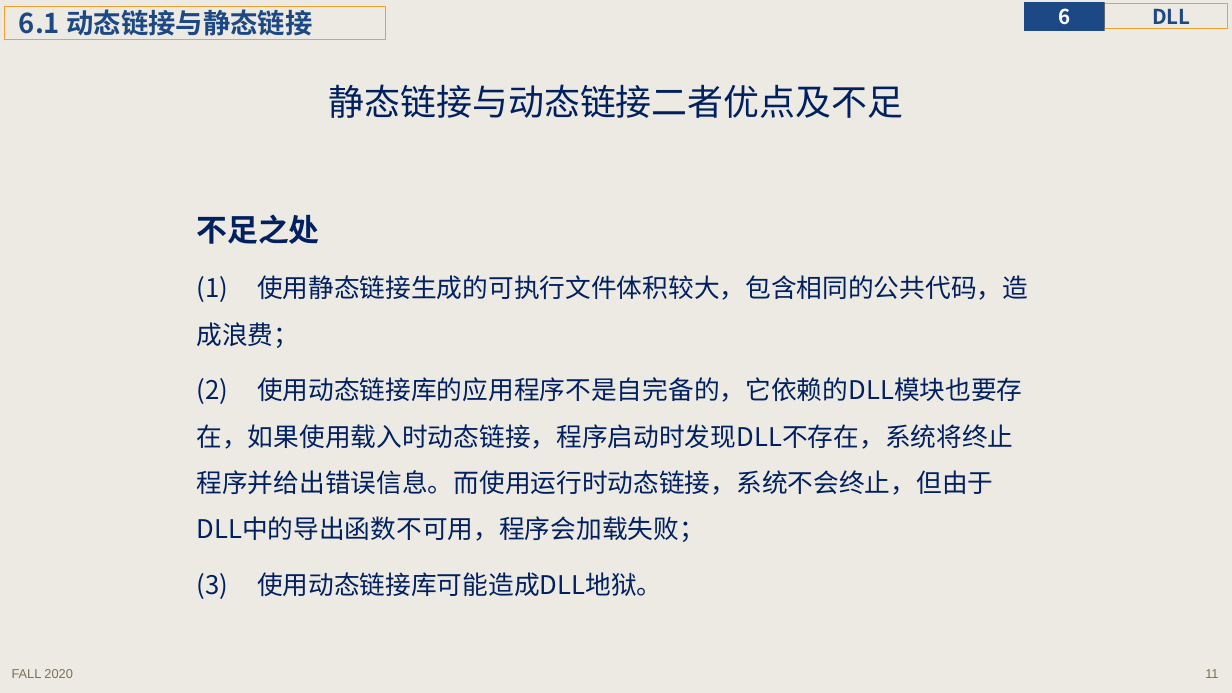
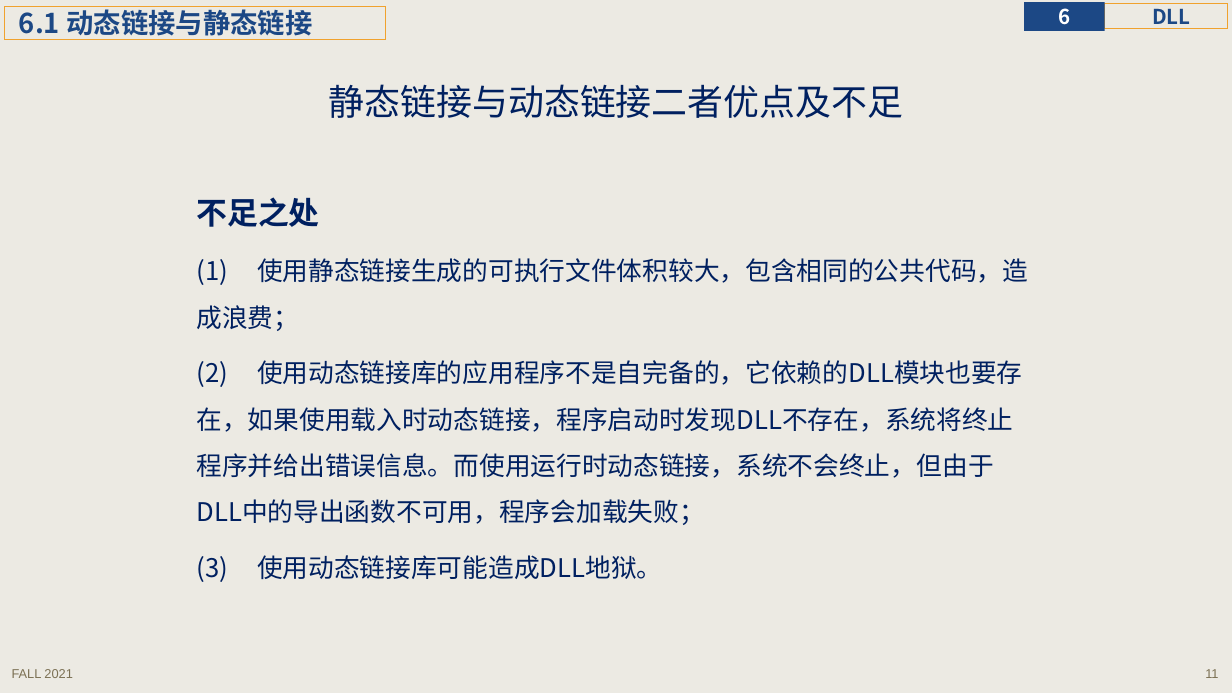
Before and after one commit to principleWindows/win-principle-2021, a slide deck: slide 11 of slides/instruction/principleWindows_6.pptx. Drawn at 1232x693 pixels with LibreOffice and Linux fonts; fonts in the diff are those of the drawing. Boxes give left, top, right and bottom in pixels: in the first picture for what was removed or moved away, otherwise in the second. Text is boxed around its words. In the diff, an @@ line names an element or a change of style, - is before the commit and + after.

```diff
--- a/slides/instruction/principleWindows_6.pptx
+++ b/slides/instruction/principleWindows_6.pptx
@@ text "不足之处" moved from (x1=197, y1=214, x2=1028, y2=599) to (x1=197, y1=197, x2=1028, y2=582) @@
@@ text at (x1=12, y1=669, x2=72, y2=678): text changed @@
-FALL 2020
+FALL 2021
```
Also in this commit, not shown: 47 other slides changed, 6 slides added, 21 other files.
